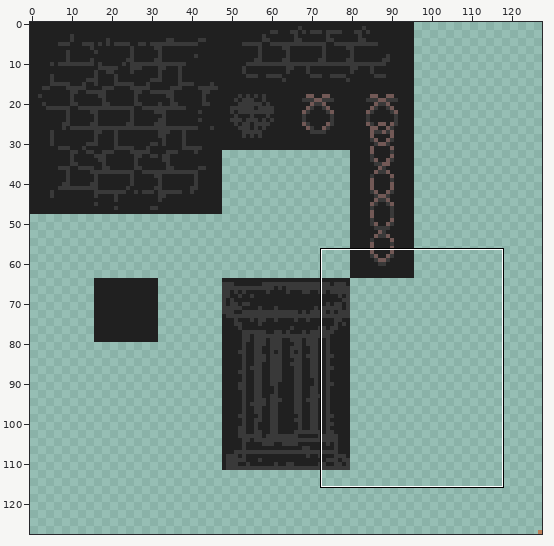
Two states of a pixel-art file, MinotaurGame/Assets/Sprites/Tiles/Tiles.aseprite. Above: a wide view before the commit, with the close-up outlined.
Close-up. The starting point:
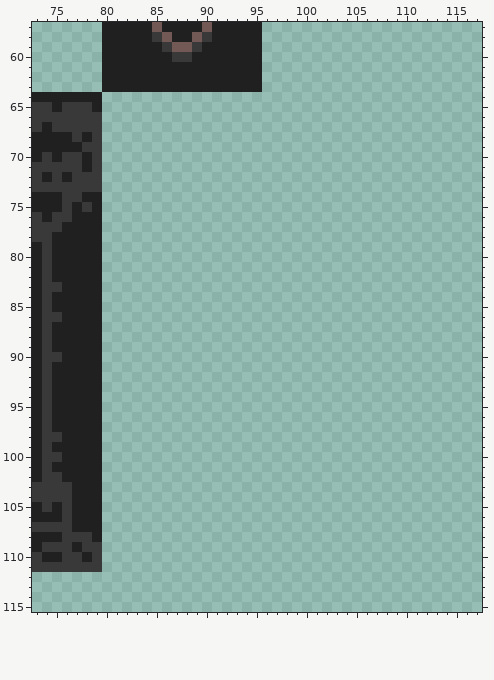
128x128 pixels, 1 frame. Shown: x 73..117, y 57..115.
And afterwards:
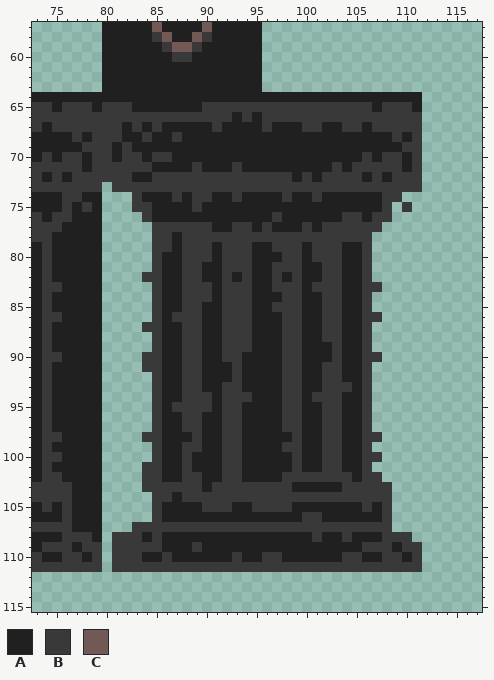
Palette (. is transparent): A #202020  B #393939  C #725956
The exact change:
y 64: x 80..111 ................................ -> AAAAAAAAAAAAAAAAAAAAAAAAAAAAAAAA
y 65: x 80..111 ................................ -> BBBAAAAAAABBBBBBBBBBBBBBBBBABBBA
y 66: x 80..111 ................................ -> BBBBBBBBBBBBBABABBBBBBBBBBBBBBBB
y 67: x 80..111 ................................ -> BBABABAAAAABAAAABAAABBAABBABBBBB
y 68: x 80..111 ................................ -> BBAABAABAAAAAAAAAAAAAAAAAAAAABAB
y 69: x 80..111 ................................ -> BABAAAAAAAAAAAAAAAAAAAAAAAAAAABB
y 70: x 80..111 ................................ -> BABBABBAAAAAAAAAAAAAAAAAAABABBAB
y 71: x 80..111 ................................ -> BBBBBAAAABAAABAAAAAAAAABABBBBBAB
y 72: x 80..111 ................................ -> BBBAABBBBBBBBBBBBBBABABBBBABABBB
y 73: x 81..111 ............................... -> BBBBBBBBBBBBBBBBBBBBBBBBBBBBBBB
y 74: x 83..109 ........................... -> BAAABABBAABAAAABAABAAAAAABB
y 75: x 83..108 .......................... -> BBAAAABAAAAAAAAAAAAAAAAAAB; x 110 . -> B
y 76: x 84..108 ......................... -> BAAAAAAAAAAAABAAAAAABBABB
y 77: x 85..107 ....................... -> BBBBBBAABBABAAABABBBBBB
y 78: x 85..106 ...................... -> BBABBBBBBBBBBBBBBBBBBB
y 79: x 85..106 ...................... -> BBABBBABBBAABBBABBBAAB
y 80: x 85..106 ...................... -> BAABBBABBBAAABBABBBAAB
y 81: x 85..106 ...................... -> BAABBAABBBAABBBAABBAAB
y 82: x 84..106 ....................... -> BBAABBAABABAABABAABBAAB
y 83: x 85..107 ....................... -> BAABBBABBBAABBBABBBAABB
y 84: x 85..106 ...................... -> BAABBBABBBAAABBAABBAAB
y 85: x 85..106 ...................... -> BAABBAABBBAABBBAABBAAB
y 86: x 85..107 ....................... -> BABBBAABBBAAABBAABBAABB
y 87: x 84..106 ....................... -> BBAABBAABBBAAABBAABBAAB
y 88: x 85..106 ...................... -> BAABBAABBBAAABBAABBAAB
y 89: x 85..106 ...................... -> BAABBAABBBAAABBAAABAAB
y 90: x 84..107 ........................ -> BBAABBAABBAAAABBAAABAABB
y 91: x 84..106 ....................... -> BBAABBAAABAAAABBAABBAAB
y 92: x 85..106 ...................... -> BAABBAAABAAAABBAABBAAB
y 93: x 85..106 ...................... -> BAABBAABBAAAABBAABBBAB
y 94: x 85..106 ...................... -> BAABBBABBBAAABBABBBAAB
y 95: x 85..106 ...................... -> BABBBBABBAAAABBAABBAAB
y 96..97: x 85..106 ...................... -> BAABBAABBAAAABBAABBAAB
y 98: x 84..107 ........................ -> BBAAABAABBAAAAABAABBAABB
y 99: x 85..106 ...................... -> BAABBAABBAAAABBAABBAAB
y 100: x 85..107 ....................... -> BAABAAABBAAAAABAABBAABB
y 101: x 84..106 ....................... -> BBAABAAABBAAAAABAABBAAB
y 102: x 84..107 ........................ -> BBAABBAABBAAAABBBBBBBABB
y 103: x 84..108 ......................... -> BBBBBBABBBBBBBBAAAAABBBBB
y 104: x 85..108 ........................ -> BBABBBBBBBBBBBBBBBBBBBBB
y 105: x 85..108 ........................ -> BAAAABBBAABBBBAAAAAAABAB
y 106: x 85..108 ........................ -> BAAAAAAAAAAAAAABBAAAAAAB
y 107: x 83..108 .......................... -> BBBBBBBBBBBBBBBBBBBBBBBBBB
y 108: x 81..110 .............................. -> BBBABAAAAAAAAAAAAAAABAABAAABBB
y 109: x 81..111 ............................... -> BBBBBAAABAAAAAAAAAAAAAAAABBBABB
y 110: x 81..111 ............................... -> BBBAABAAAAAABAABBAAAAAABBAABBAB
y 111: x 81..111 ............................... -> BBBBBBBBBBBBBBBBBBBBBBBBBBBBBBB
Changed places in both close-ups, as pixel boxes (x1, y1, x2, y2):
added: (102, 92, 422, 572)
